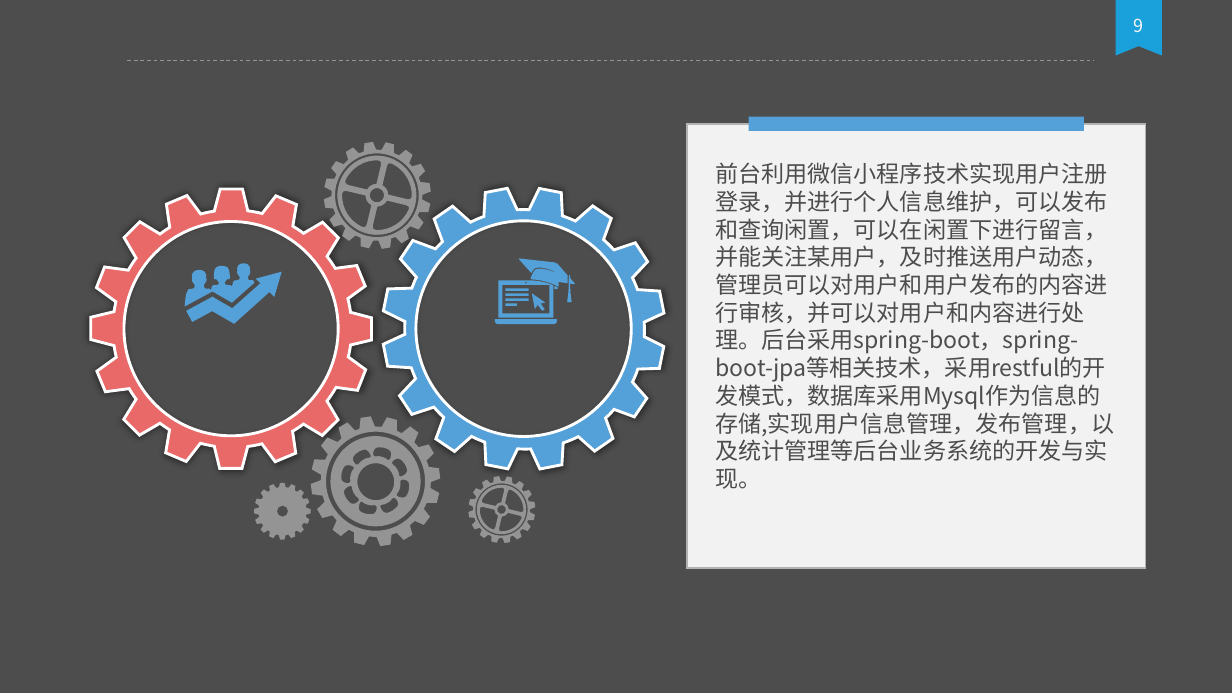
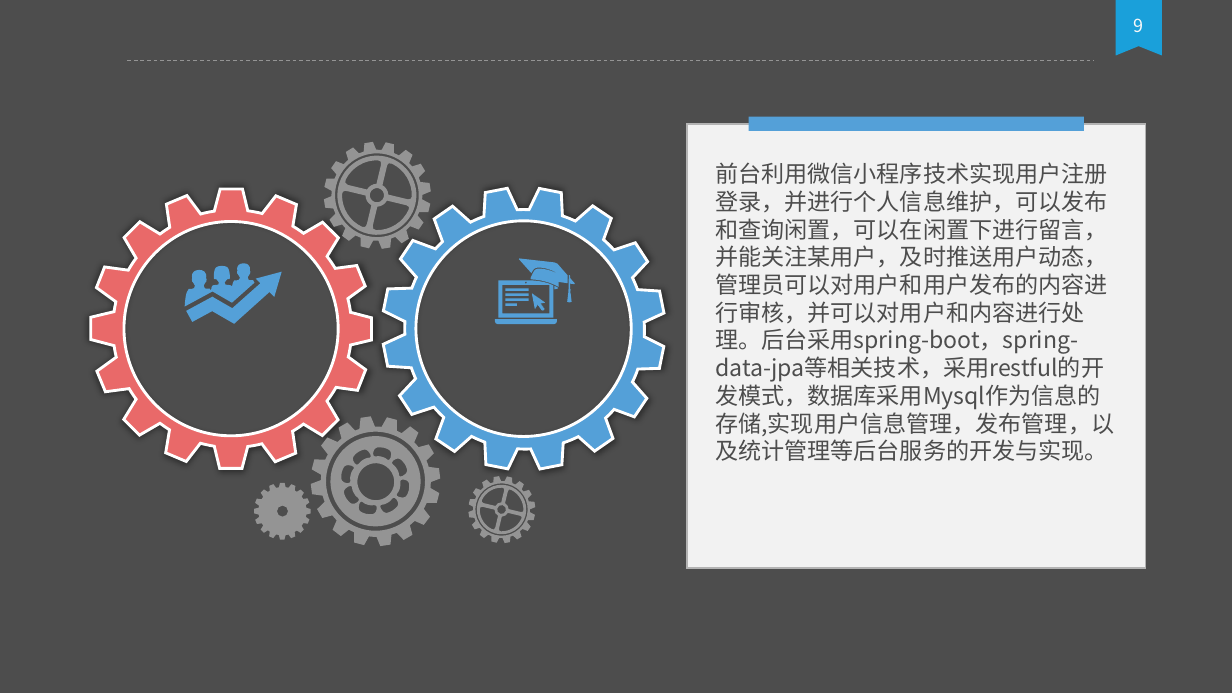
Before and after one commit to maijing1996/service, a slide deck: slide 9 of paper/毕业答辩.pptx. Drawn at 1232x693 pixels with LibreOffice and Linux fonts; fonts in the diff are those of the drawing; background and template pictures are left out. Boxes give left, top, right and bottom in pixels: in the first picture for what was removed or moved away, otherwise in the second. Text is boxed around its words. In the diff, an @@ line names an element or a change of style, - is before the commit and + after.

```diff
--- a/paper/毕业答辩.pptx
+++ b/paper/毕业答辩.pptx
@@ text at (715, 162, 1114, 461): text changed @@
-前台利用微信小程序技术实现用户注册登录，并进行个人信息维护，可以发布和查询闲置，可以在闲置下进行留言，并能关注某用户，及时推送用户动态，管理员可以对用户和用户发布的内容进行审核，并可以对用户和内容进行处理。后台采用spring-boot，spring-boot-jpa等相关技术，采用restful的开发模式，数据库采用Mysql作为信息的存储,实现用户信息管理，发布管理，以及统计管理等后台业务系统的开发与实现。
+前台利用微信小程序技术实现用户注册登录，并进行个人信息维护，可以发布和查询闲置，可以在闲置下进行留言，并能关注某用户，及时推送用户动态，管理员可以对用户和用户发布的内容进行审核，并可以对用户和内容进行处理。后台采用spring-boot，spring-data-jpa等相关技术，采用restful的开发模式，数据库采用Mysql作为信息的存储,实现用户信息管理，发布管理，以及统计管理等后台服务的开发与实现。
```
Also in this commit, not shown: 2 other slides changed, 1 other file.
